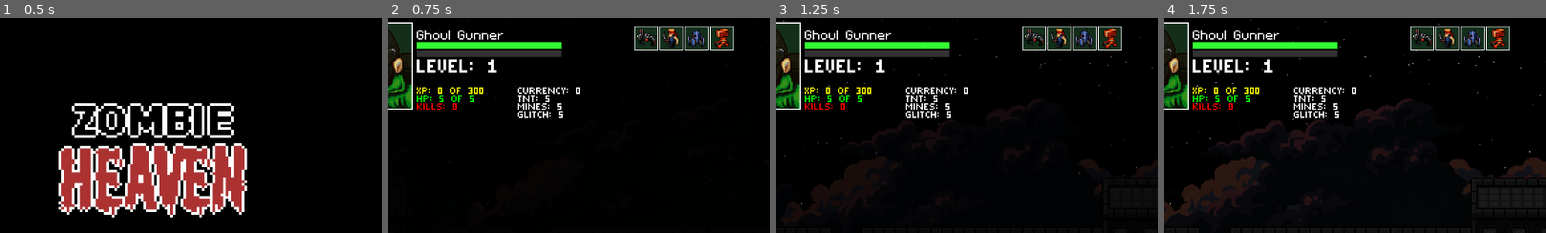
Above: before the commit, frames 1-4 (left to right).
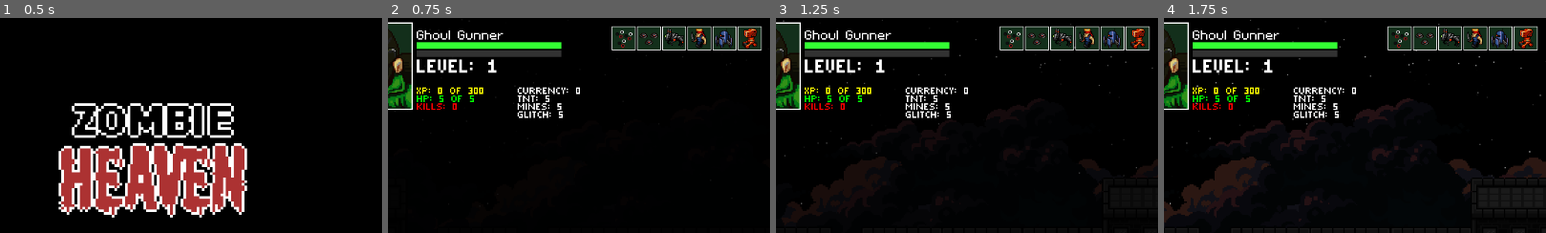
Above: after the commit, the same moments.

Repository: Tekknobot/ZombieSlug
Game: Godot game, scene res://Scenes/Titlescreen.tscn
Same seed, same stepped clock (60 frames per second), same inputs: the game is played once before the commit and once after it.
Inputs:
- Up to frame 1 (0.5 s): no input
- Up to frame 2 (0.75 s): tap Enter (ui_accept) at 0.5 s; hold Right (ui_right) from 0.53 s (still down)
- Up to frame 3 (1.25 s): keep holding Right (ui_right); tap Enter (ui_accept) at 0.77 s
- Up to frame 4 (1.75 s): release Right (ui_right) at 1.28 s; hold Down (ui_down) from 1.28 s (still down); tap Enter (ui_accept) at 1.52 s
The pictures show only the part of the screen within x 28-78%, y 0-50%; the shares and areas given below are measured in that part.

Frame 1 is identical in both runs. In frame 2, 3.2% of the frame differs, in the area x 58-98%, y 3-16%; in frame 3, 3.2%; in frame 4, 3.2%.

Commit message:
Add new cooldown thumbnails and effect.

Diff:
--- a/Scenes/Main.tscn
+++ b/Scenes/Main.tscn
@@ -23,6 +23,8 @@
 [ext_resource type="PackedScene" uid="uid://5r7h532lidgw" path="res://Scenes/Sprites/block.tscn" id="20_5cnqw"]
 [ext_resource type="Texture2D" uid="uid://bdm515rcm1kf3" path="res://Assets/Bots/Blue/robo2-export1.png" id="20_o5iqp"]
 [ext_resource type="Script" path="res://Scripts/block_manager.gd" id="20_omn77"]
+[ext_resource type="Texture2D" uid="uid://g5wnhg2m5u4s" path="res://Assets/Bullet/bullet_thumb.png" id="22_4ki2p"]
+[ext_resource type="Texture2D" uid="uid://uj6g582icxx2" path="res://Assets/Mines/mine1.png" id="23_iwq28"]
 [ext_resource type="Script" path="res://Scenes/helicopter_spawner.gd" id="23_vhlg4"]
 [ext_resource type="Script" path="res://Scripts/music_random.gd" id="25_te7ld"]
 [ext_resource type="PackedScene" uid="uid://b6ws8bsbmvreg" path="res://Scenes/Effects/Rain_system.scn" id="26_rksku"]
@@ -230,9 +232,9 @@
 [node name="Merc" type="Panel" parent="HUD/TopLeft"]
 material = SubResource("ShaderMaterial_6t3ug")
 layout_mode = 0
-offset_left = 365.5
-offset_top = 7.0
-offset_right = 401.5
+offset_left = 386.5
+offset_top = 7.0
+offset_right = 422.5
 offset_bottom = 43.0
 scale = Vector2(0.5, 0.5)
 theme_override_styles/panel = SubResource("StyleBoxFlat_1k30t")
@@ -249,9 +251,9 @@
 [node name="Dog" type="Panel" parent="HUD/TopLeft"]
 material = SubResource("ShaderMaterial_x0cnh")
 layout_mode = 0
-offset_left = 347.0
-offset_top = 7.0
-offset_right = 383.0
+offset_left = 368.0
+offset_top = 7.0
+offset_right = 404.0
 offset_bottom = 43.0
 scale = Vector2(0.5, 0.5)
 theme_override_styles/panel = SubResource("StyleBoxFlat_gkd0k")
@@ -268,9 +270,9 @@
 [node name="Mech" type="Panel" parent="HUD/TopLeft"]
 material = SubResource("ShaderMaterial_q8v7c")
 layout_mode = 0
-offset_left = 384.5
-offset_top = 7.0
-offset_right = 420.5
+offset_left = 405.5
+offset_top = 7.0
+offset_right = 441.5
 offset_bottom = 43.0
 scale = Vector2(0.5, 0.5)
 theme_override_styles/panel = SubResource("StyleBoxFlat_b7tma")
@@ -288,9 +290,9 @@
 [node name="Panther" type="Panel" parent="HUD/TopLeft"]
 material = SubResource("ShaderMaterial_notjr")
 layout_mode = 0
-offset_left = 403.5
-offset_top = 7.0
-offset_right = 439.5
+offset_left = 424.5
+offset_top = 7.0
+offset_right = 460.5
 offset_bottom = 43.0
 scale = Vector2(0.5, 0.5)
 theme_override_styles/panel = SubResource("StyleBoxFlat_x6xn7")
@@ -304,6 +306,89 @@
 offset_bottom = 89.0
 texture = ExtResource("19_7ehei")
 stretch_mode = 4
+
+[node name="Mine" type="Panel" parent="HUD/TopLeft"]
+material = SubResource("ShaderMaterial_6t3ug")
+layout_mode = 0
+offset_left = 348.5
+offset_top = 7.0
+offset_right = 384.5
+offset_bottom = 43.0
+scale = Vector2(0.5, 0.5)
+theme_override_styles/panel = SubResource("StyleBoxFlat_1k30t")
+
+[node name="Portrait" type="TextureRect" parent="HUD/TopLeft/Mine"]
+material = SubResource("ShaderMaterial_od7e4")
+custom_minimum_size = Vector2(32, 32)
+layout_mode = 0
+offset_left = 2.0
+offset_top = 17.0
+offset_right = 34.0
+offset_bottom = 49.0
+texture = ExtResource("23_iwq28")
+expand_mode = 2
+
+[node name="Portrait2" type="TextureRect" parent="HUD/TopLeft/Mine"]
+material = SubResource("ShaderMaterial_od7e4")
+custom_minimum_size = Vector2(32, 32)
+layout_mode = 0
+offset_left = -6.0
+offset_top = 7.0
+offset_right = 26.0
+offset_bottom = 39.0
+texture = ExtResource("23_iwq28")
+expand_mode = 2
+
+[node name="Portrait3" type="TextureRect" parent="HUD/TopLeft/Mine"]
+material = SubResource("ShaderMaterial_od7e4")
+custom_minimum_size = Vector2(32, 32)
+layout_mode = 0
+offset_left = 10.0
+offset_top = 7.0
+offset_right = 42.0
+offset_bottom = 39.0
+texture = ExtResource("23_iwq28")
+expand_mode = 2
+
+[node name="Bullet" type="Panel" parent="HUD/TopLeft"]
+material = SubResource("ShaderMaterial_x0cnh")
+layout_mode = 0
+offset_left = 330.0
+offset_top = 7.0
+offset_right = 366.0
+offset_bottom = 43.0
+scale = Vector2(0.5, 0.5)
+theme_override_styles/panel = SubResource("StyleBoxFlat_gkd0k")
+
+[node name="Portrait" type="TextureRect" parent="HUD/TopLeft/Bullet"]
+material = SubResource("ShaderMaterial_od7e4")
+custom_minimum_size = Vector2(32, 32)
+layout_mode = 0
+offset_left = -4.0
+offset_top = 4.0
+offset_right = 28.0
+offset_bottom = 36.0
+texture = ExtResource("22_4ki2p")
+
+[node name="Portrait3" type="TextureRect" parent="HUD/TopLeft/Bullet"]
+material = SubResource("ShaderMaterial_od7e4")
+custom_minimum_size = Vector2(32, 32)
+layout_mode = 0
+offset_left = 9.0
+offset_top = 7.0
+offset_right = 41.0
+offset_bottom = 39.0
+texture = ExtResource("22_4ki2p")
+
+[node name="Portrait2" type="TextureRect" parent="HUD/TopLeft/Bullet"]
+material = SubResource("ShaderMaterial_od7e4")
+custom_minimum_size = Vector2(32, 32)
+layout_mode = 0
+offset_left = -1.0
+offset_top = 18.0
+offset_right = 31.0
+offset_bottom = 50.0
+texture = ExtResource("22_4ki2p")
 
 [node name="Name" type="RichTextLabel" parent="HUD/TopLeft"]
 layout_mode = 0
--- a/Scenes/Sprites/dog.tscn
+++ b/Scenes/Sprites/dog.tscn
@@ -60,9 +60,6 @@
 "texture": ExtResource("5_qffyx")
 }, {
 "duration": 1.0,
-"texture": ExtResource("5_qffyx")
-}, {
-"duration": 1.0,
 "texture": ExtResource("6_x2y1a")
 }, {
 "duration": 1.0,
@@ -79,7 +76,7 @@
 }],
 "loop": true,
 "name": &"attack",
-"speed": 12.0
+"speed": 24.0
 }, {
 "frames": [],
 "loop": false,
@@ -174,6 +171,8 @@
 sprite_frames = SubResource("SpriteFrames_yp3ch")
 animation = &"attack"
 autoplay = "default"
+frame = 6
+frame_progress = 0.0605815
 
 [node name="CollisionShape2D" type="CollisionShape2D" parent="."]
 position = Vector2(0, -20)
--- a/Scenes/Titlescreen.tscn
+++ b/Scenes/Titlescreen.tscn
@@ -68,9 +68,9 @@
 
 [node name="Label" type="Label" parent="Menu"]
 layout_mode = 2
-offset_left = 17.0
+offset_left = 19.0
 offset_top = 24.0
-offset_right = 445.0
+offset_right = 447.0
 offset_bottom = 75.0
 theme_override_fonts/font = ExtResource("2_tiy0f")
 theme_override_font_sizes/font_size = 64
--- a/Scripts/hud.gd
+++ b/Scripts/hud.gd
@@ -18,11 +18,16 @@
 @onready var dog_portrait     = $TopLeft/Dog     as Panel
 @onready var mech_portrait    = $TopLeft/Mech    as Panel
 @onready var panther_portrait = $TopLeft/Panther as Panel
+@onready var mine_portrait    = $TopLeft/Mine    as Panel
+@onready var bullet_portrait  = $TopLeft/Bullet   as Panel
 
 @export var merc_cooldown_time:     float = 20.0
 @export var dog_cooldown_time:      float = 20.0
 @export var mech_cooldown_time:     float = 20.0
 @export var panther_cooldown_time:  float = 20.0
+
+@export var mine_cooldown_time:     float = 2.0
+@export var bullet_cooldown_time:  float = 1.0
 
 var _cooldown_tweens := {}
 
@@ -44,6 +49,8 @@
 	stats.connect("dog_used",     Callable(self, "_on_dog_used"))
 	stats.connect("mech_used",    Callable(self, "_on_mech_used"))
 	stats.connect("panther_used", Callable(self, "_on_panther_used"))
+	stats.connect("mine_used",    Callable(self, "_on_mine_used"))
+	stats.connect("bullet_used", Callable(self, "_on_bullet_used"))
 
 	# initialize
 	kills_label.text      = "Kills: %d"  % stats.kills
@@ -121,8 +128,13 @@
 func _on_panther_used() -> void:
 	_start_cooldown(panther_portrait, panther_cooldown_time)
 
+func _on_mine_used() -> void:
+	_start_cooldown(mine_portrait, mine_cooldown_time)
+
+func _on_bullet_used() -> void:
+	_start_cooldown(bullet_portrait, bullet_cooldown_time)
+
 # Helper to tween a panel’s alpha from fully opaque→transparent over `duration`.
-# Helper to tween a panel’s alpha from fully transparent → opaque over `duration`.
 func _start_cooldown(panel: Panel, duration: float) -> void:
 	# 1) Cancel any existing tween on this panel
 	if _cooldown_tweens.has(panel):
@@ -131,6 +143,8 @@
 
 	# 2) Reset it to fully transparent & visible
 	panel.visible = true
+	panel.modulate = Color(0.25, 0.25, 0.25, 1.0)  # halfway grey
+
 	var m = panel.modulate
 	m.a = 0.0
 	panel.modulate = m
@@ -146,9 +160,24 @@
 	_cooldown_tweens[panel] = tw
 
 func _on_cooldown_finished(panel: Panel) -> void:
-	# ensure fully visible
+	# 1) Ensure fully visible
 	var m = panel.modulate
 	m.a = 1.0
 	panel.modulate = m
 
+	# 2) Remove from our active-tweens map
 	_cooldown_tweens.erase(panel)
+
+	# 2.5) Tween from grey → full colour
+	var tw = panel.create_tween()
+	tw.tween_property(panel, "modulate", Color(1, 1, 1, 1), 0.2) \
+	  .set_trans(Tween.TRANS_SINE).set_ease(Tween.EASE_OUT)
+
+	# 3) Bounce effect: move up then spring back
+	var start_pos = panel.position
+	var up_pos    = start_pos + Vector2(0, -8)
+
+	tw.tween_property(panel, "position", up_pos, 0.1) \
+	  .set_trans(Tween.TRANS_SINE).set_ease(Tween.EASE_OUT)
+	tw.chain().tween_property(panel, "position", start_pos, 0.3) \
+	  .set_trans(Tween.TRANS_BOUNCE).set_ease(Tween.EASE_OUT)
--- a/Scripts/playerstats.gd
+++ b/Scripts/playerstats.gd
@@ -34,12 +34,16 @@
 signal dog_used
 signal mech_used
 signal panther_used
+signal mine_used
+signal bullet_used
 
 func _ready() -> void:
 	self.connect("dog_used",     Callable(self, "_on_dog_used"))
 	self.connect("mech_used",    Callable(self, "_on_mech_used"))
 	self.connect("merc_used",    Callable(self, "_on_merc_used"))
 	self.connect("panther_used", Callable(self, "_on_panther_used"))
+	self.connect("mine_used",    Callable(self, "_on_mine_used"))
+	self.connect("bullet_used",  Callable(self, "_on_bullet_used"))
 
 	# Initialize default values
 	health   = max_health
--- a/Scripts/soldier.gd
+++ b/Scripts/soldier.gd
@@ -418,6 +418,7 @@
 	# ——— Ground attack ———
 	if is_on_floor() and Input.is_action_just_pressed("attack") and attack_ready:
 		_on_attack()
+		Playerstats.emit_signal("bullet_used")
 
 	# ——— Kick off an air dash via button ———
 	if Input.is_action_just_pressed("dash") and can_dash and not is_on_floor():
@@ -447,6 +448,7 @@
 		if Playerstats.use_mine():
 			_drop_mine()
 			mine_cooldown_timer.start()
+			Playerstats.emit_signal("mine_used")
 		else:
 			empty_sfx.play()
 
Binary file added: Assets/Bullet/bullet_thumb.png
Not shown, added: Assets/Bullet/bullet_thumb.png.import
Not shown: 1 places in Scenes/Main.tscn that only renumber resources
Not shown, changed: Assets/.DS_Store
